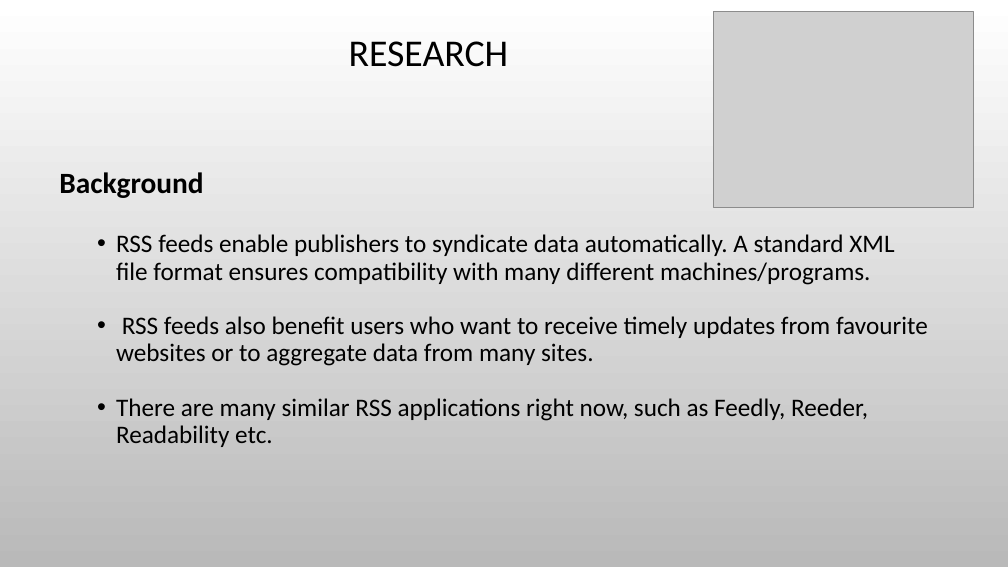
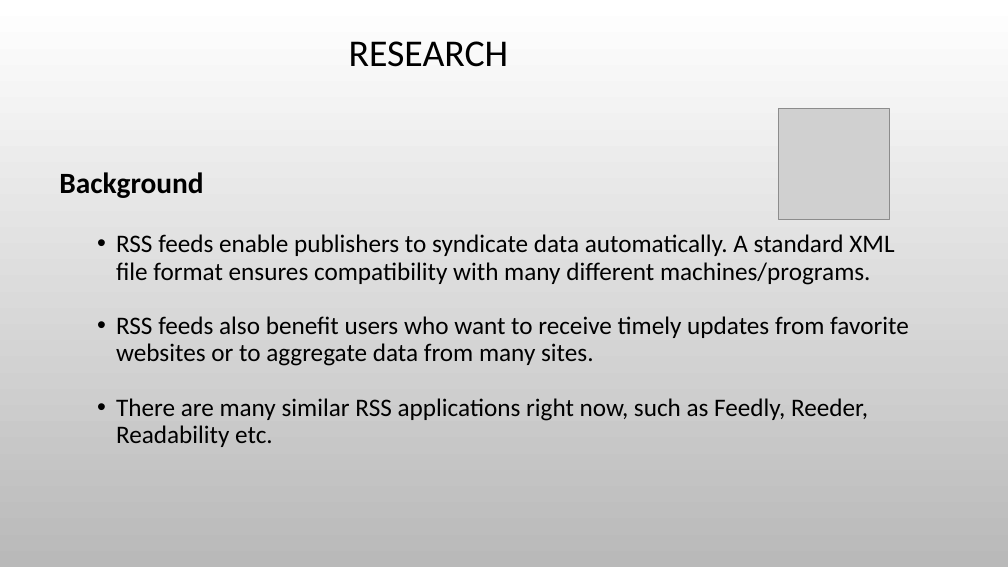
Before and after one commit to paceuniversity/CS6392015team5, a slide deck: slide 4 of ProjectCS639.pptx. Drawn at 1008x567 pixels with LibreOffice and Linux fonts; fonts in the diff are those of the drawing; grey boxes stand for pictures; background and template pictures are left out. Boxes give left, top, right and bottom in pixels: in the first picture for what was removed or moved away, otherwise in the second. Text is boxed around its words. In the diff, an @@ line names an element or a change of style, - is before the commit and + after.

Commit message:
replace old rss logo icon with new and round corner icon. clean words and format in slides 1-5.

```diff
--- a/ProjectCS639.pptx
+++ b/ProjectCS639.pptx
@@ picture removed at (713, 11, 974, 207) @@
@@ picture added at (779, 108, 890, 219) @@
@@ text at (116, 316, 909, 366): text changed @@
-    • RSS feeds also benefit users who want to receive timely updates from favourite websites or to aggregate data from many sites.
+    • RSS feeds also benefit users who want to receive timely updates from favorite websites or to aggregate data from many sites.
```
Also in this commit, not shown: 4 other slides changed.
